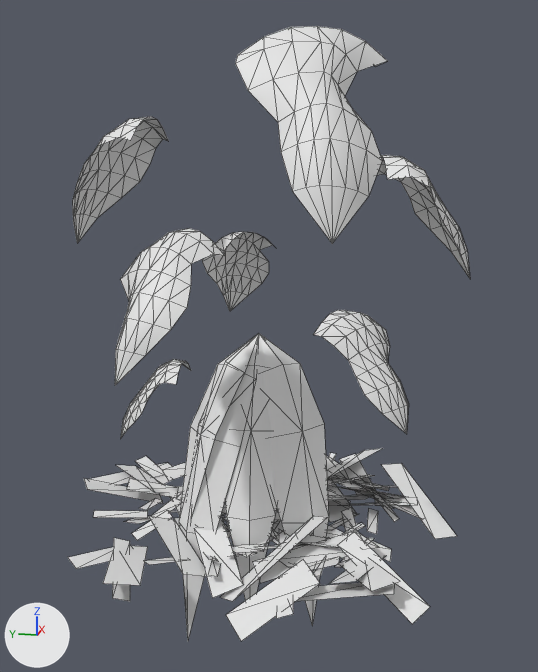
The OBJ model game/assets/models/plants/SM_Plant_PhilodendronClimbing_Leaf.obj: old version first, new version second.
Camera for both pictures: a camera (50 mm lens) standing at (-4.43, -0.95, 2.33) and looking at (-0.09, -0.08, 1.25). Lighting does not change. The marker at lower left points along +X, +Y and +Z. The older version comes first. Mesh edges are drawn as thin lines. Where no turn or scale is listed for an object, it has been applied to the vertices. Vertices at exactly the same position are counted once.

The first picture shows 'SM_Plant_PhilodendronClimbing_Leaf'.
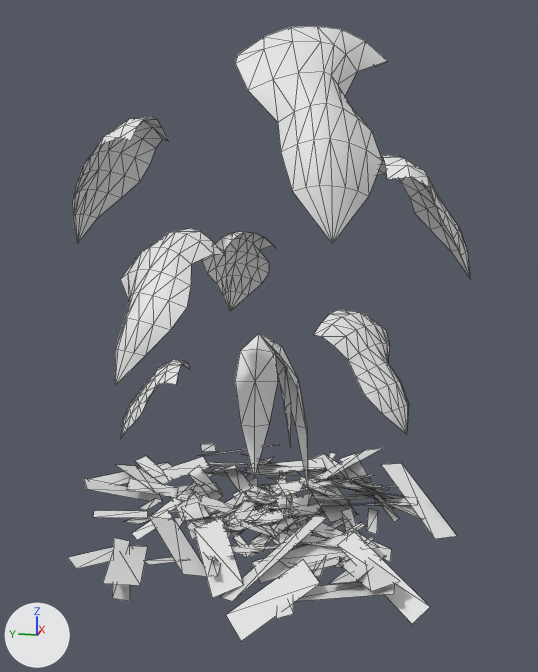
Diff of the bpy script that builds the scene:
```diff
--- a/game/assets/models/plants/SM_Plant_PhilodendronClimbing_Leaf.obj.py
+++ b/game/assets/models/plants/SM_Plant_PhilodendronClimbing_Leaf.obj.py
@@ me_sm_plant_philodendronclimbing_leaf @@
 # used by ob_sm_plant_philodendronclimbing_leaf; location = (0.0, 0.0, 0.0)
-me_sm_plant_philodendronclimbing_leaf.from_pydata(...)  # 1025 vertices, 918 faces; spans x -1.5..1.19, y -1.29..1.4, z -0.69..2.89
+me_sm_plant_philodendronclimbing_leaf.from_pydata(...)  # 1005 vertices, 894 faces; spans x -1.5..1.19, y -1.29..1.4, z -0.12..2.89
+# me_sm_plant_philodendronclimbing_leaf part 1
+# 22 vertices are removed from x -0.47..0.59, y -0.49..0.42, z -0.65..1.09
+# 28 faces are deleted
+# 28 vertices move from x -0.46..0.58, y -0.16..0.45, z -0.69..1.09 to x -0.24..0.2, y -0.3..0.12, z 0.14..1.18
+# 2 vertices are added at (0.13, -0.18, 0.44), (-0.24, -0.02, 0.37)
+# 4 new faces join them
```

Location of each change, [x1, y1, x2, y2] in pixels of the pictures (538 x 672 px; the box of a moved part takes in the faces that stretch with it):
part 1 of me_sm_plant_philodendronclimbing_leaf, moved or reshaped
    before: [179, 334, 329, 639]
    after: [235, 334, 308, 489]
